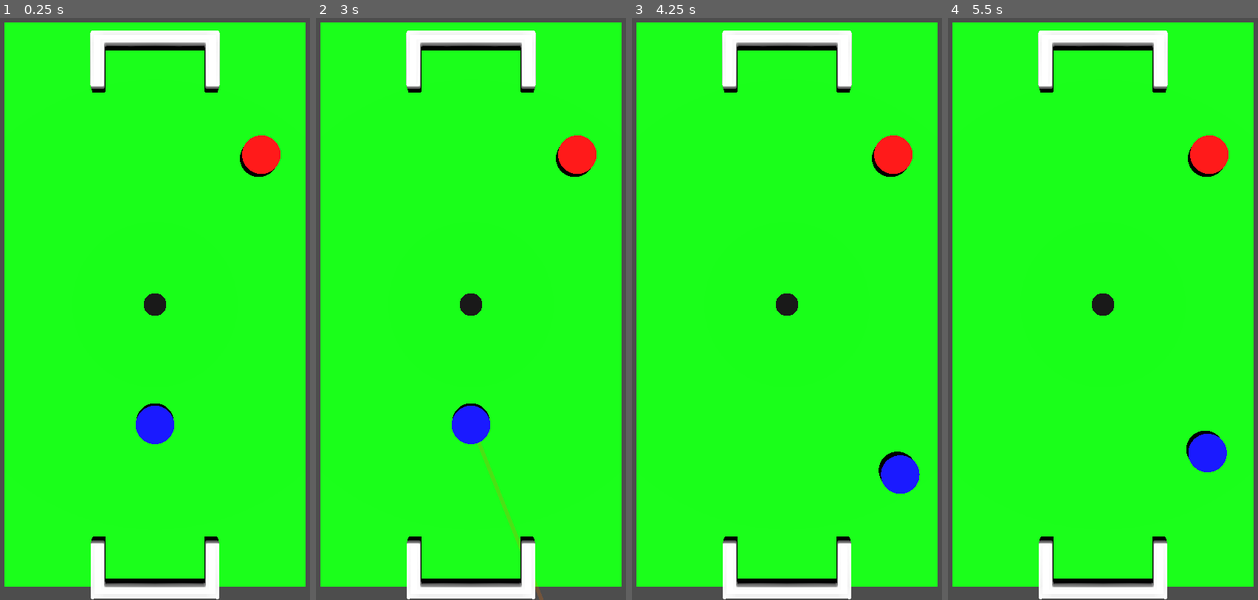
Above: before the commit, frames 1-4 (left to right).
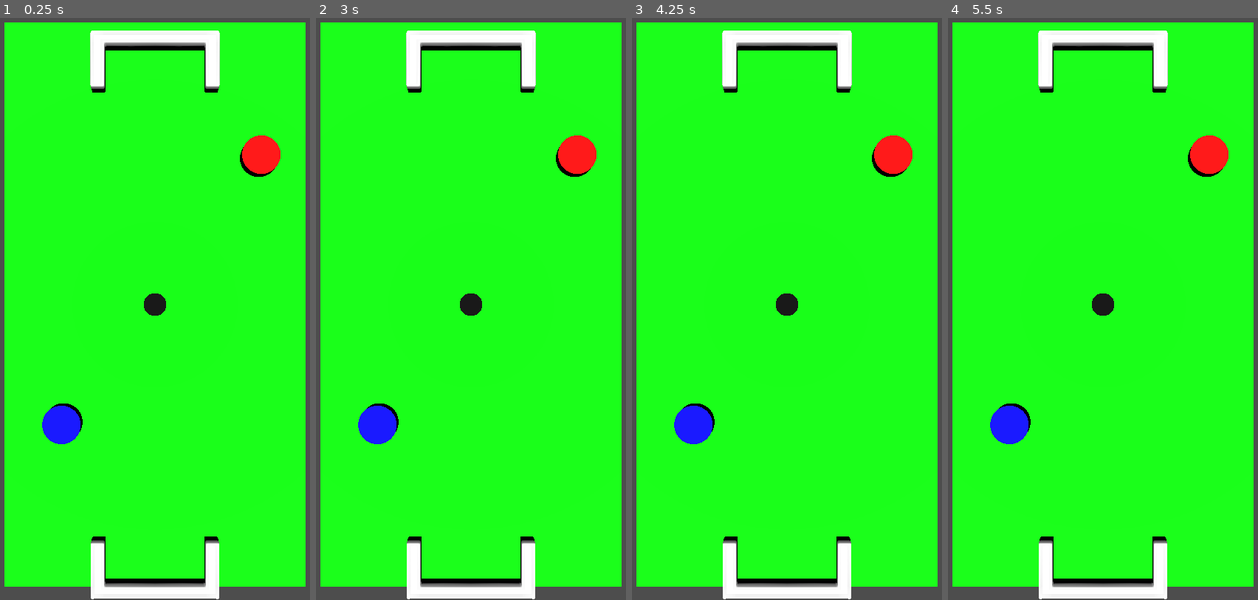
Above: after the commit, the same moments.

Repository: PelvicPsycho/ultimate-botao
Game: Godot game, scene res://MatchScene.tscn
Same seed, same stepped clock (60 frames per second), same inputs: the game is played once before the commit and once after it.
Inputs (mouse positions are in pixels of both pictures, inside the frame that each line leads up to):
- Up to frame 1 (0.25 s): no input
- Up to frame 2 (3 s): tap Enter at 0.5, 2 s; move the mouse to (545, 274) at 0.52 s; tap 1 at 0.6 s; click (545, 274) at 0.67 s; tap Space at 1.25, 2.75 s; drag from (405, 332) to (455, 425) at 1.27 s; move the mouse to (505, 175) at 2.02 s; tap 3 at 2.1 s; click (505, 175) at 2.17 s; drag from (455, 425) to (371, 215) at 2.77 s
- Up to frame 3 (4.25 s): move the mouse to (886, 390) at 3.52 s; tap 2 at 3.6 s; click (886, 390) at 3.67 s
- Up to frame 4 (5.5 s): drag from (1003, 215) to (1053, 157) at 4.27 s; move the mouse to (1118, 303) at 5.02 s; tap 1 at 5.1 s; click (1118, 303) at 5.17 s

The runs differ from the first frame. In frame 1, 1.4% of the frame differs, in the area x 13-57%, y 66-74%; in frame 2, 1.7%, in the area x 13-74%, y 66-100%; in frame 3, 1.4%; in frame 4, 1.4%.

Commit message:
[IMPLEMENTAR] Implementar End game

Diff:
--- a/Componentes/Ball/ball.tscn
+++ b/Componentes/Ball/ball.tscn
@@ -15,7 +15,7 @@
 height = 0.1
 radius = 0.32
 
-[node name="Ball" type="RigidBody3D" unique_id=573001688 groups=["ball"]]
+[node name="Ball" type="RigidBody3D" unique_id=573001688 groups=["Balls"]]
 axis_lock_linear_y = true
 axis_lock_angular_x = true
 axis_lock_angular_z = true
--- a/Componentes/Goal/goleira.gd
+++ b/Componentes/Goal/goleira.gd
@@ -8,6 +8,6 @@
 
 func _on_area_3d_body_entered(body: Node3D) -> void:
 	print('body entrou no gol: ' + str(body))
-	if body.is_in_group('ball'):
+	if body.is_in_group('Balls'):
 		print('gol de: ' + str(true if team == TeamSide.HOME else false))
-		gol.emit(true if team == TeamSide.HOME else false) # falta implementar
+		gol.emit(true if team == TeamSide.HOME else false)
--- /dev/null
+++ b/Componentes/ResultCanvas/ResultCanvas.tscn
@@ -0,0 +1,75 @@
+[gd_scene format=3 uid="uid://bpaqxd3esldoa"]
+
+[ext_resource type="Script" uid="uid://0t5p7rbvnh86" path="res://Componentes/ResultCanvas/result_canvas.gd" id="1_0mrma"]
+
+[node name="ResultCanvas" type="CanvasLayer" unique_id=1172237795]
+script = ExtResource("1_0mrma")
+
+[node name="Control" type="Control" parent="." unique_id=1083007555]
+layout_mode = 3
+anchors_preset = 15
+anchor_right = 1.0
+anchor_bottom = 1.0
+grow_horizontal = 2
+grow_vertical = 2
+
+[node name="Panel" type="Panel" parent="Control" unique_id=318051246]
+layout_mode = 1
+anchors_preset = 15
+anchor_right = 1.0
+anchor_bottom = 1.0
+grow_horizontal = 2
+grow_vertical = 2
+
+[node name="VBoxContainer" type="VBoxContainer" parent="Control/Panel" unique_id=1999895796]
+layout_mode = 1
+anchors_preset = 15
+anchor_right = 1.0
+anchor_bottom = 1.0
+grow_horizontal = 2
+grow_vertical = 2
+theme_override_constants/separation = 256
+alignment = 1
+
+[node name="VBoxContainer" type="VBoxContainer" parent="Control/Panel/VBoxContainer" unique_id=1164199840]
+layout_mode = 2
+theme_override_constants/separation = 0
+
+[node name="YouWin" type="Label" parent="Control/Panel/VBoxContainer/VBoxContainer" unique_id=1144186836]
+custom_minimum_size = Vector2(400, 100)
+layout_mode = 2
+theme_override_font_sizes/font_size = 52
+text = "Gremio Ganhou!"
+horizontal_alignment = 1
+vertical_alignment = 1
+autowrap_mode = 3
+
+[node name="Placar" type="Label" parent="Control/Panel/VBoxContainer/VBoxContainer" unique_id=1447273056]
+layout_mode = 2
+theme_override_font_sizes/font_size = 48
+text = "0x0"
+horizontal_alignment = 1
+vertical_alignment = 1
+
+[node name="VBoxContainer2" type="VBoxContainer" parent="Control/Panel/VBoxContainer" unique_id=383691191]
+layout_mode = 2
+theme_override_constants/separation = 32
+
+[node name="Restart" type="Button" parent="Control/Panel/VBoxContainer/VBoxContainer2" unique_id=498569126]
+custom_minimum_size = Vector2(320, 80)
+layout_mode = 2
+size_flags_horizontal = 4
+size_flags_vertical = 4
+theme_override_font_sizes/font_size = 32
+text = "Reinciar"
+
+[node name="Quit" type="Button" parent="Control/Panel/VBoxContainer/VBoxContainer2" unique_id=1199633892]
+custom_minimum_size = Vector2(320, 80)
+layout_mode = 2
+size_flags_horizontal = 4
+size_flags_vertical = 4
+theme_override_font_sizes/font_size = 32
+text = "Sair"
+
+[connection signal="button_up" from="Control/Panel/VBoxContainer/VBoxContainer2/Restart" to="." method="_on_restart_button_up"]
+[connection signal="button_up" from="Control/Panel/VBoxContainer/VBoxContainer2/Quit" to="." method="_on_quit_button_up"]
--- /dev/null
+++ b/Componentes/ResultCanvas/result_canvas.gd
@@ -0,0 +1,19 @@
+extends CanvasLayer
+
+#Nodos
+@onready var youWinLabel = $Control/Panel/VBoxContainer/VBoxContainer/YouWin
+@onready var scoreLabel = $Control/Panel/VBoxContainer/VBoxContainer/Placar
+
+func _ready():
+	hide()
+
+func _show(winner: String,  score: String):
+	youWinLabel.text = winner + " ganhou!"
+	scoreLabel.text = score
+	show()
+
+func _on_quit_button_up():
+	get_tree().quit()
+
+func _on_restart_button_up():
+	get_tree().reload_current_scene()
--- a/MatchScene.tscn
+++ b/MatchScene.tscn
@@ -10,6 +10,7 @@
 [ext_resource type="PackedScene" uid="uid://cfiyrhnqdww6q" path="res://Componentes/Ball/ball.tscn" id="7_rrtur"]
 [ext_resource type="Script" uid="uid://bsh77xacbgnf5" path="res://Scripts Globais/gol_manager(temporario).gd" id="9_y3jfn"]
 [ext_resource type="PackedScene" uid="uid://cmr1tg758m3vc" path="res://Temporarios/Scenes_testes/pause_menu.tscn" id="10_xa1af"]
+[ext_resource type="PackedScene" uid="uid://bpaqxd3esldoa" path="res://Componentes/ResultCanvas/ResultCanvas.tscn" id="11_yyp1h"]
 
 [sub_resource type="StandardMaterial3D" id="StandardMaterial3D_qsfy7"]
 albedo_color = Color(0, 1, 0, 1)
@@ -58,7 +59,7 @@
 transform = Transform3D(1, 0, 0, 0, 1, 0, 0, 0, 1, 4.104018, 0, 0)
 shape = SubResource("BoxShape3D_h7fbo")
 
-[node name="RBarrier2" type="CollisionShape3D" parent="Pitch" unique_id=842875705]
+[node name="LBarrier" type="CollisionShape3D" parent="Pitch" unique_id=842875705]
 transform = Transform3D(1, 0, 0, 0, 1, 0, 0, 0, 1, -4.0464582, 0, 0)
 shape = SubResource("BoxShape3D_h7fbo")
 
@@ -73,7 +74,7 @@
 [node name="HomeTeam" type="Node" parent="." unique_id=127159349]
 
 [node name="Player" parent="HomeTeam" unique_id=792270927 instance=ExtResource("2_a60kw")]
-transform = Transform3D(1, 0, 0, 0, 1, 0, 0, 0, 1, 0, 0.2, 3.12)
+transform = Transform3D(1, 0, 0, 0, 1, 0, 0, 0, 1, -2.4268494, 0.2, 3.12)
 forca_multiplicador = 0.5
 playerInfo = ExtResource("4_xqcg1")
 
@@ -91,3 +92,5 @@
 script = ExtResource("9_y3jfn")
 
 [node name="PauseMenu" parent="." unique_id=649671765 instance=ExtResource("10_xa1af")]
+
+[node name="ResultCanvas" parent="." unique_id=1172237795 instance=ExtResource("11_yyp1h")]
--- a/Scripts Globais/MatchState.gd
+++ b/Scripts Globais/MatchState.gd
@@ -59,7 +59,10 @@
 	elif !foulFlag:
 		homeScore += 1
 	if homeScore > 2 or awayScore > 2:
-		endMatch()
+		if homeScore > awayScore:
+			endMatch(homeTeam.name)
+		else:
+			endMatch(awayTeam.name)
 	print("GOL! ", homeScore, " X ", awayScore)
 
 func onClickedPiece(piece: Player):
@@ -69,12 +72,26 @@
 func onTurnPlayed():
 	for piece in allPieces:
 		piece.disabled = true
-	await get_tree().create_timer(1.0).timeout #FUTURAMENTE, ESPERAR AS PEÇAS PARAREM
-
+	await get_tree().create_timer(2.0).timeout #FUTURAMENTE, ESPERAR AS PEÇAS PARAREM
+	#await waitAllStopped()
 	for piece in allPieces:
 		piece.disabled = false
 	print("turno jogado")
 	decideTurn()
+
+#Função para checar se todas a bola parou ( é um pouco ineficiente)
+func waitAllStopped() -> void:
+	const VELOCITY_THRESHOLD: float = 0.5
+	var balls = get_tree().get_nodes_in_group("Balls")
+	while true:
+		await get_tree().physics_frame
+		var all_stopped: bool = true
+		for ball in balls:
+			if ball.linear_velocity.length() > VELOCITY_THRESHOLD or ball.angular_velocity.length() > VELOCITY_THRESHOLD:
+				all_stopped = false
+				break
+		if all_stopped:
+			break
 
 func _on_button_pressed() -> void:
 	# Alterna entre os modos (por enquanto 0 e 1, o 2 deixaremos pronto)
@@ -143,7 +160,7 @@
 func decideTurn():
 	if goalFlag:
 		return # Aguarda o gol_manager resolver o turno via forceTurn()
-	var balls = get_tree().get_nodes_in_group("ball")
+	var balls = get_tree().get_nodes_in_group("Balls")
 	for ball in balls:
 		var lastTouch = ball.lastTouch
 		if lastTouch != null and isCorrectSide(lastTouch.team) and turnCounter < 2 and !foulFlag:
@@ -165,5 +182,8 @@
 			return true
 	return false
 
-func endMatch():
-	pass
+# Chamar uma caixa de texto dizendo quem ganhou e um botão para reiniciar
+func endMatch(winner: String):
+	var resultCanvas = $ResultCanvas
+	await get_tree().create_timer(3.0, true).timeout
+	resultCanvas._show(winner, str(homeScore) + " X " + str(awayScore))
--- a/Scripts Globais/gol_manager(temporario).gd
+++ b/Scripts Globais/gol_manager(temporario).gd
@@ -40,7 +40,7 @@
 		posicoes_iniciais_pecas[peca] = peca.global_transform
 
 	# 2. Salvar posição inicial da bola (para reposicioná-la junto com as peças)
-	var balls = get_tree().get_nodes_in_group("ball")
+	var balls = get_tree().get_nodes_in_group("Balls")
 	if balls.size() > 0:
 		posicao_inicial_bola = balls[0].global_position
 
@@ -100,7 +100,7 @@
 		peca.angular_velocity = Vector3.ZERO
 
 	# Reposicionar e limpar a bola
-	var balls = get_tree().get_nodes_in_group("ball")
+	var balls = get_tree().get_nodes_in_group("Balls")
 	for ball in balls:
 		ball.global_position = posicao_inicial_bola
 		ball.linear_velocity = Vector3.ZERO
--- a/project.godot
+++ b/project.godot
@@ -25,6 +25,7 @@
 
 Goals=""
 Players=""
+Balls=""
 
 [physics]
 
Not shown, added: Componentes/ResultCanvas/result_canvas.gd.uid
